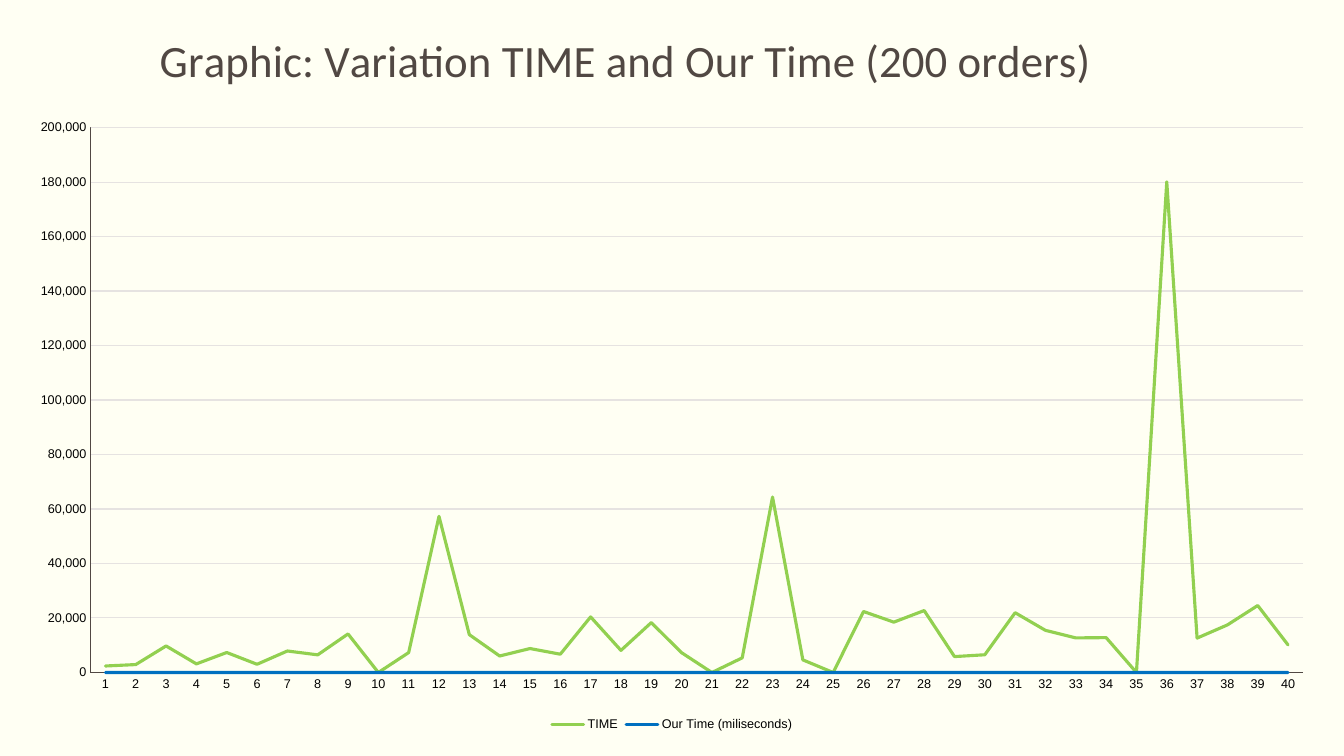
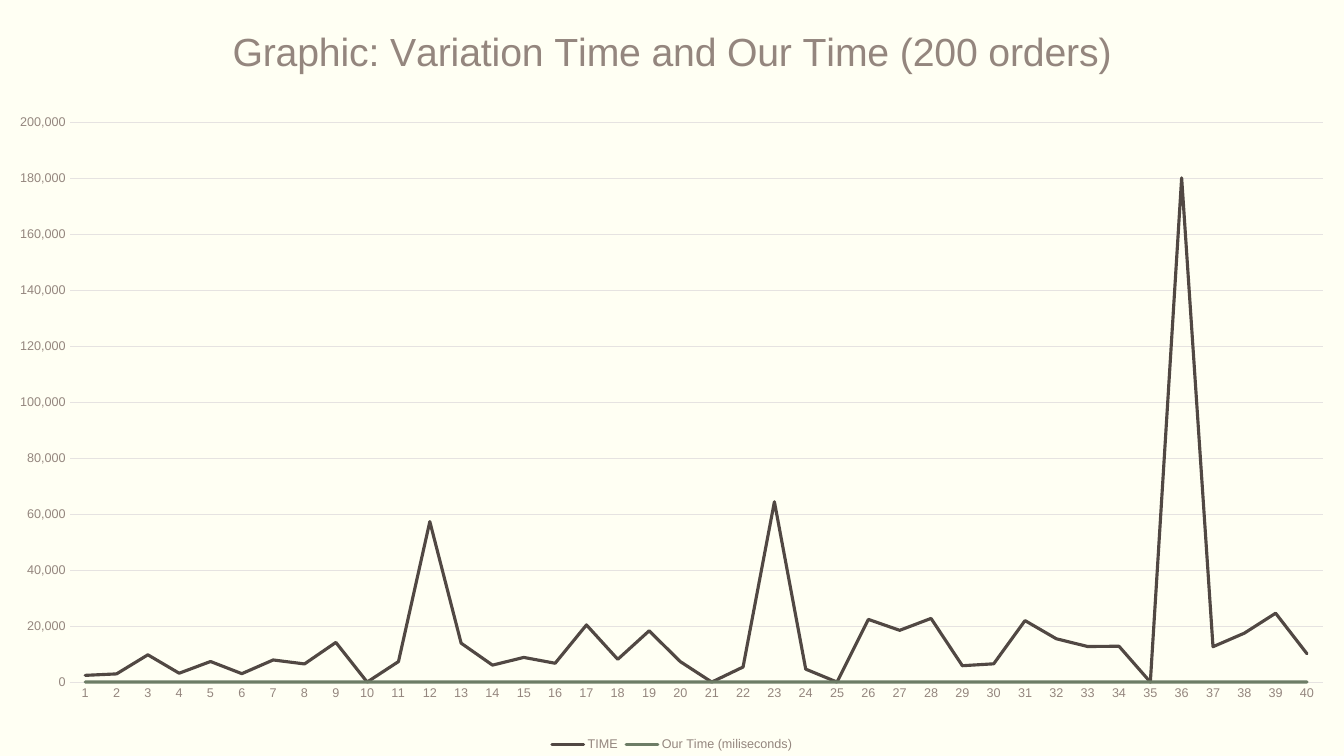
Before and after one commit to averanes/BinPackingProblem, a slide deck: slide 12 of bpdmo_greedy.pptx. Drawn at 1344x756 pixels with LibreOffice and Linux fonts; fonts in the diff are those of the drawing. Boxes give left, top, right and bottom in pixels: in the first picture for what was removed or moved away, otherwise in the second. Text is boxed around its words. In the diff, an @@ line names an element or a change of style, - is before the commit and + after.

Commit message:
ppt with correct graphics of minimun cost and time

```diff
--- a/bpdmo_greedy.pptx
+++ b/bpdmo_greedy.pptx
@@ line chart at bbox=[0, 0, 1344, 756] @@
@@ title "Graphic: Variation TIME and Our Time (200 orders) " to "Graphic: Variation Time and Our Time (200 orders) " @@
@@ colour of TIME #92D050 to #514843 @@
@@ colour of Our Time (miliseconds) #0070C0 to #6D7D66 @@
@@ legend changed @@
@@ category axis changed @@
@@ value axis changed @@
@@ plot area changed @@
@@ line chart: place and size @@
-line chart at bbox=[14, 20, 1330, 735]
+line chart at bbox=[0, 0, 1344, 756]
```
Also in this commit, not shown: 6 other slides changed.
